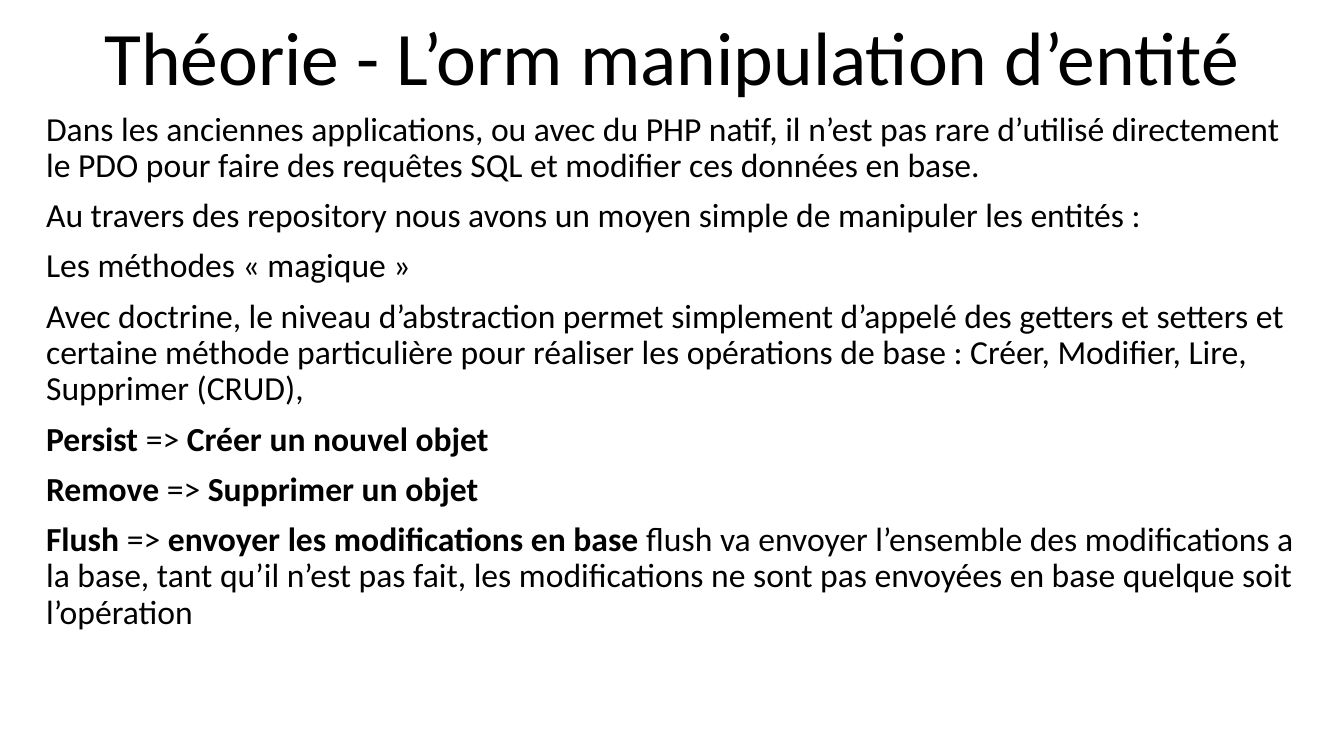
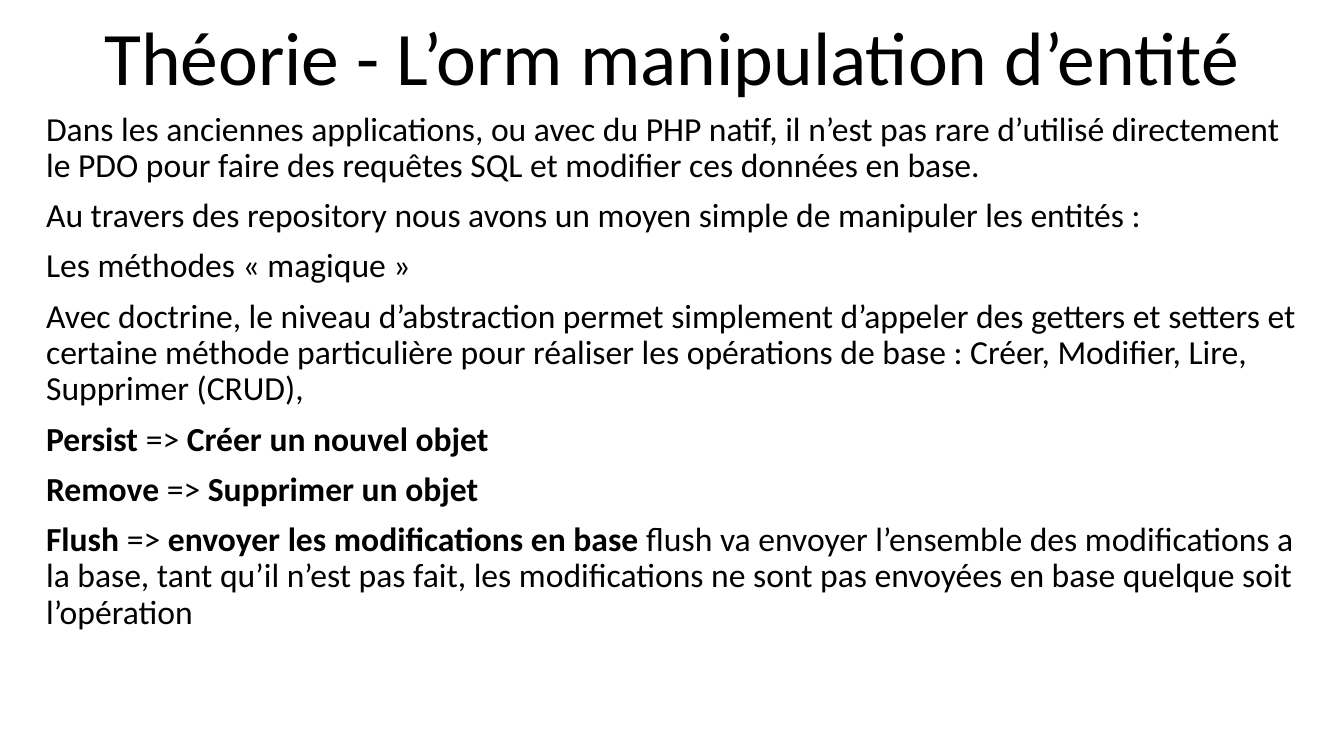
Before and after one commit to drupestre/phpudev, a slide deck: slide 23 of Symfony4_v0.1.pptx. Drawn at 1344x756 pixels with LibreOffice and Linux fonts; fonts in the diff are those of the drawing. Boxes give left, top, right and bottom in pixels: in the first picture for what was removed or moved away, otherwise in the second. Text is boxed around its words. In the diff, an @@ line names an element or a change of style, - is before the commit and + after.

Commit message:
Fix typos

```diff
--- a/Symfony4_v0.1.pptx
+++ b/Symfony4_v0.1.pptx
@@ subtitle at (46,304,1296,406): text changed @@
-Avec doctrine, le niveau d’abstraction permet simplement d’appelé des getters et setters et certaine méthode particulière pour réaliser les opérations de base : Créer, Modifier, Lire, Supprimer (CRUD),
+Avec doctrine, le niveau d’abstraction permet simplement d’appeler des getters et setters et certaine méthode particulière pour réaliser les opérations de base : Créer, Modifier, Lire, Supprimer (CRUD),
```
Also in this commit, not shown: 1 other slide changed, 1 slide removed.
